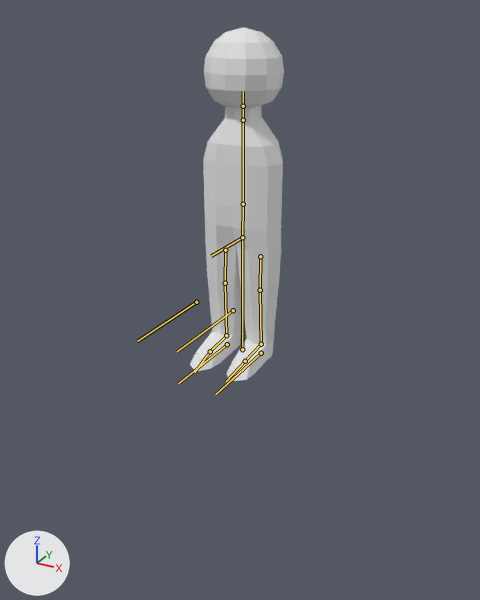
What one commit did to the FBX model Assets/Models/Person.fbx.
The view is the same before and after, from a camera (50 mm lens) standing at (1.62, -2.98, 1.8) and looking at (-0.08, 0.12, 0.25). The axes (+X, +Y, +Z) are drawn at lower left. The lights are the same throughout. The bones that bend it are drawn over the model as lines.
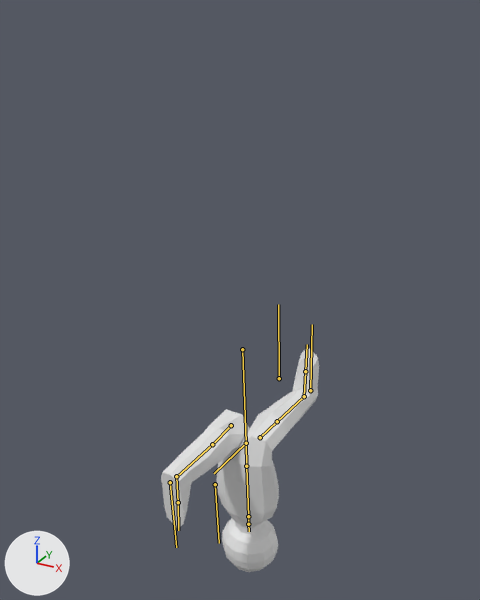
The newer file adds an action. The first version stands in its rest pose; the second is drawn at frame 25 of the action 'Armature|Swimming'.

Edits to the bpy script that builds the scene:
```text
Change bone_root:
    where bone_root = bpy.data.objects['Armature'].pose.bones['Root']
    bone_root.rotation_quaternion: (1.0, 0.0, 0.0, 0.0) -> (-0.033, -0.999, 0.0, 0.0)  # degrees (0, 0, 0) -> degrees (176, 0, 0)
Change bone_center:
    where bone_center = bpy.data.objects['Armature'].pose.bones['Center']  # child of 'Root'
    bone_center.location: (0.0, 0.0, 0.0) -> (0.0, 0.0, -0.85)
    bone_center.rotation_quaternion: (1.0, 0.0, 0.0, 0.0) -> (-0.053, 0.0, 0.0, 0.999)  # degrees (0, 0, 0) -> degrees (0, 0, -174)
Change bone_left_upper_leg:
    where bone_left_upper_leg = bpy.data.objects['Armature'].pose.bones['Left Upper Leg']  # child of 'Center'
    bone_left_upper_leg.rotation_quaternion: (1.0, 0.0, 0.0, 0.0) -> (0.682, -0.731, -0.003, -0.001)  # degrees (0, 0, 0) -> degrees (-94, 0, 0)
Change bone_left_foreleg:
    where bone_left_foreleg = bpy.data.objects['Armature'].pose.bones['Left Foreleg']  # child of 'Left Upper Leg'
    bone_left_foreleg.rotation_quaternion: (1.0, 0.0, 0.0, 0.0) -> (1.0, 0.017, 0.0, 0.0)  # degrees (0, 0, 0) -> degrees (2, 0, 0)
Change bone_right_upper_leg:
    where bone_right_upper_leg = bpy.data.objects['Armature'].pose.bones['Right Upper Leg']  # child of 'Center'
    bone_right_upper_leg.rotation_quaternion: (1.0, 0.0, 0.0, 0.0) -> (0.695, 0.719, -0.004, 0.0)  # degrees (0, 0, 0) -> degrees (92, 0, 0)
Change bone_right_foreleg:
    where bone_right_foreleg = bpy.data.objects['Armature'].pose.bones['Right Foreleg']  # child of 'Right Upper Leg'
    bone_right_foreleg.rotation_quaternion: (1.0, 0.0, 0.0, 0.0) -> (1.0, -0.027, 0.0, 0.0)  # degrees (0, 0, 0) -> degrees (-3, 0, 0)
```

Where the change shows, as pixel boxes [x1, y1, x2, y2] in the pictures (480 x 600 px):
'Mesh', posed (67% wider, 36% shorter)
    before: [190, 27, 284, 381]
    after: [161, 347, 319, 572]
bone 'Root', root to tip
    before: (242, 349) to (242, 237)
    after: (242, 349) to (246, 443)
bone 'Center', root to tip
    before: (242, 237) to (211, 256)
    after: (246, 443) to (214, 473)
bone 'Left Upper Leg', root to tip
    before: (260, 256) to (260, 290)
    after: (231, 425) to (212, 444)
bone 'Left Foreleg', root to tip
    before: (260, 290) to (261, 344)
    after: (212, 444) to (177, 476)
bone 'Right Upper Leg', root to tip
    before: (225, 250) to (225, 283)
    after: (260, 437) to (277, 421)
bone 'Right Foreleg', root to tip
    before: (225, 283) to (226, 335)
    after: (277, 421) to (304, 396)
